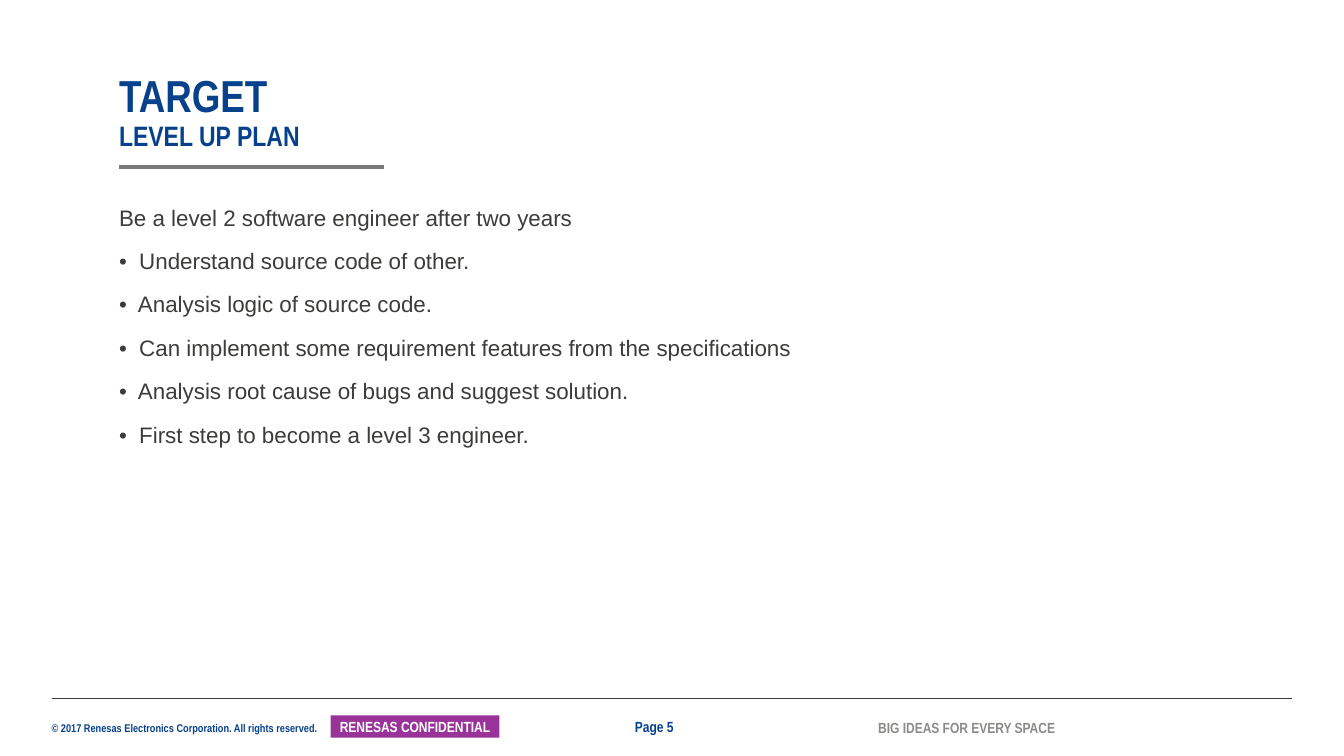
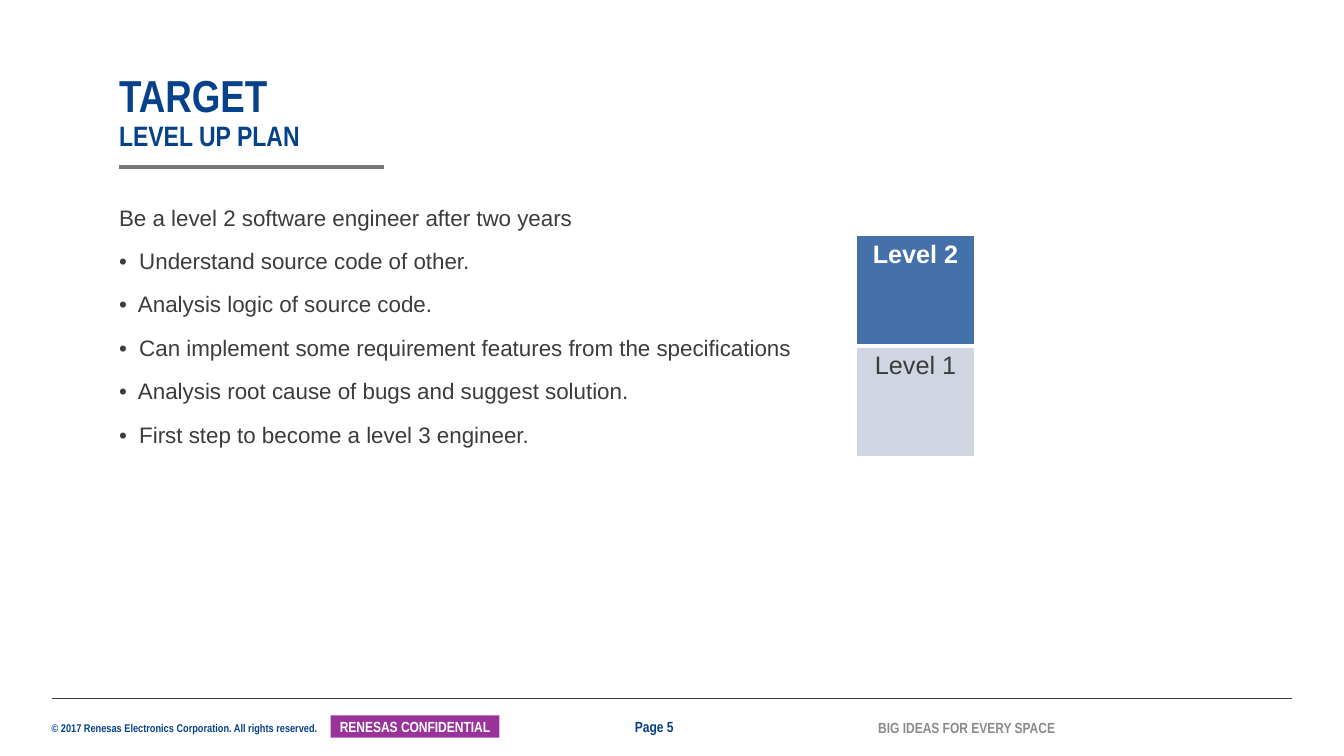
Before and after one commit to ThreeNG/linuxfoundation.org, a slide deck: slide 5 of 1987_Nguyen Ngoc Nghia_RSS1_MentorMentee_25G.pptx. Drawn at 1344x756 pixels with LibreOffice and Linux fonts; fonts in the diff are those of the drawing; background and template pictures are left out. Boxes give left, top, right and bottom in pixels: in the first picture for what was removed or moved away, otherwise in the second. Text is boxed around its words. In the diff, an @@ line names an element or a change of style, - is before the commit and + after.

```diff
--- a/1987_Nguyen Ngoc Nghia_RSS1_MentorMentee_25G.pptx
+++ b/1987_Nguyen Ngoc Nghia_RSS1_MentorMentee_25G.pptx
@@ table added at [857, 236, 975, 458], 2 rows, 1 columns @@
+Level 2
+Level 1
```
Also in this commit, not shown: 2 other slides changed, 2 slides added.
